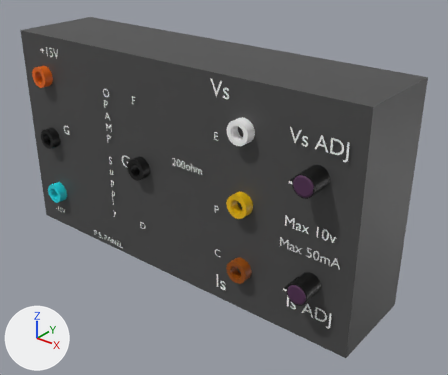
Renders of the FBX model ELEC Virtual Lab/Assets/Prefabs/PowerSupply.fbx from each side of a commit.
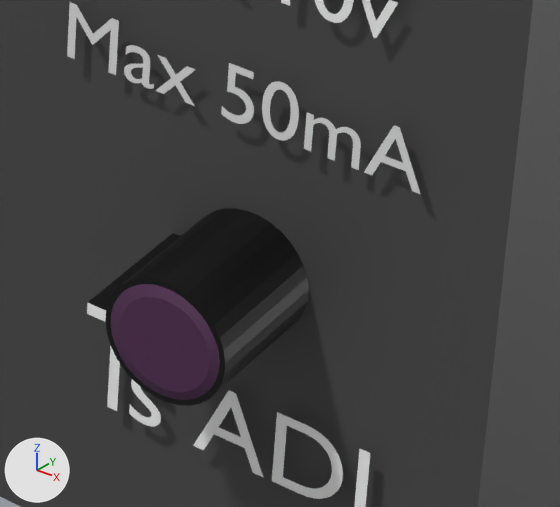
The first picture shows the older version from a 50 mm camera at (4.55, -5.29, 2.7) aimed at (0.68, -0.45, -0.3). The close-ups show both versions on the part from 60% to 81% of the width and 63% to 86% of the height of that picture; other places that the commit changed are outside them. The axes (+X, +Y, +Z) are drawn at lower left. The lights are the same throughout. Where no turn or scale is listed for an object, it has been applied to the vertices.

Names of what the first close-up shows: 'Cube', 'Cylinder.003', 'Cylinder.020', 'Text.005', 'Text.006', 'Text.018'.
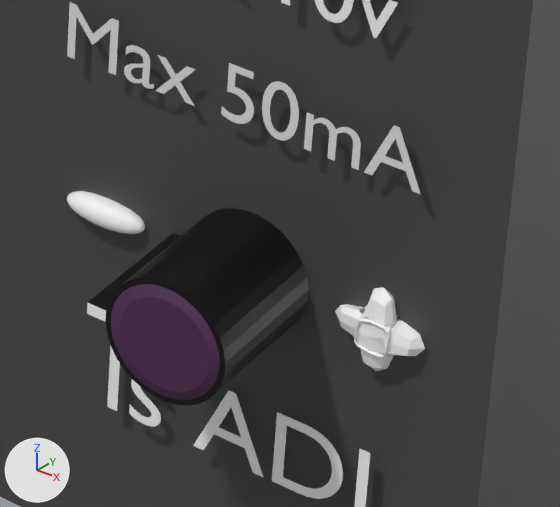
Where the newer file only moved an object's origin or applied its transform, the numbers keep the older frame.

What differs and where, as boxes [x1, y1, x2, y2] in the close-ups (560 x 507 px):
'Cube.003', added
    after: [335, 287, 425, 371]
'Cube.005', added
    after: [67, 191, 145, 234]

The change in detail:
Mesh me_cube_012 is new.
It has 256 vertices, 260 faces and spans x -0.079..0.079, y -0.029..0.029, z -0.079..0.079.
It uses material mat_material_034 (white #ffffff).
Mesh me_cube_011 is new.
It has 386 vertices, 384 faces and spans x -0.0744..0.0744, y -0.0237..0.0237, z -0.0237..0.0237.
It uses material mat_material_032 (white #ffffff).
Object 'Cube.003' (ob_cube_003) is new; it shows me_cube_012.
Its location is (2.403, -1.008, -0.635).
Object 'Cube.005' (ob_cube_005) is new; it shows me_cube_011.
Its location is (1.895, -1.008, -0.63).
